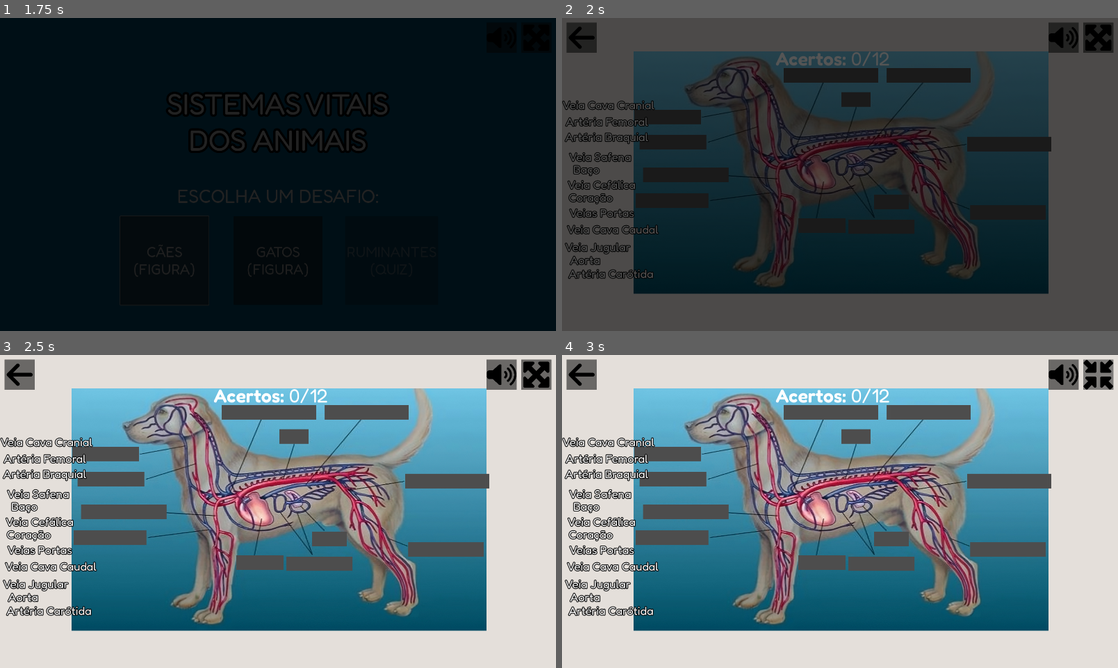
Above: before the commit, frames 1-4 (two rows, left to right).
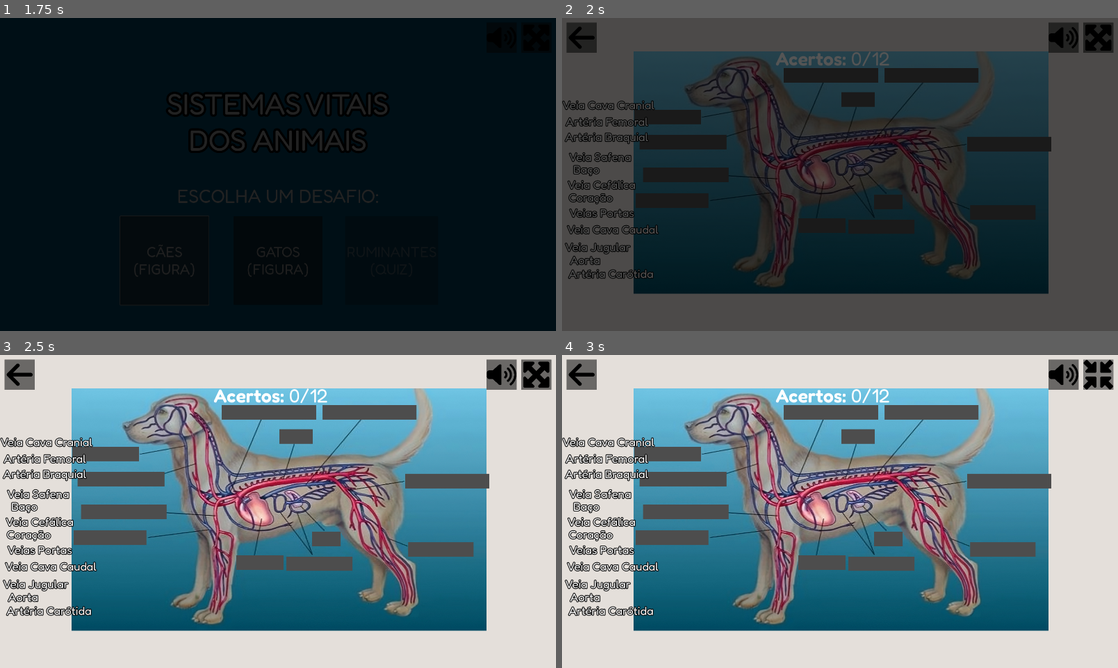
Above: after the commit, the same moments.

Repository: telmotrooper/vet-game
Game: Godot game, scene res://main.tscn
Same seed, same stepped clock (60 frames per second), same inputs: the game is played once before the commit and once after it.
Inputs (mouse positions are in pixels of both pictures, inside the frame that each line leads up to):
- Up to frame 1 (1.75 s): tap Enter at 0.5 s; click "CÃES (FIGURA)" at 1.25 s
- Up to frame 2 (2 s): no input
- Up to frame 3 (2.5 s): click (533, 373) at 2 s
- Up to frame 4 (3 s): click (1095, 373) at 2.75 s

Frame 1 is identical in both runs. In frame 2, 0.3% of the frame differs, in the area x 26-75%, y 16-42%; in frame 3, 0.4%, in the area x 25-87%, y 16-65%; in frame 4, 0.4%.

Commit message:
adjusted spacing for slots

Diff:
--- a/dog_level/dog_level.tscn
+++ b/dog_level/dog_level.tscn
@@ -100,7 +100,7 @@
 layout_mode = 0
 offset_left = 268.0
 offset_top = 404.0
-offset_right = 498.0
+offset_right = 568.0
 offset_bottom = 454.0
 texture = ExtResource("10_10lmo")
 expand_mode = 1
@@ -160,7 +160,7 @@
 layout_mode = 0
 offset_left = 1077.0
 offset_top = 610.0
-offset_right = 1197.0
+offset_right = 1177.0
 offset_bottom = 660.0
 texture = ExtResource("10_10lmo")
 expand_mode = 1
@@ -172,7 +172,7 @@
 layout_mode = 0
 offset_left = 1410.0
 offset_top = 646.0
-offset_right = 1670.0
+offset_right = 1635.0
 offset_bottom = 696.0
 texture = ExtResource("10_10lmo")
 expand_mode = 1
@@ -194,9 +194,9 @@
 [node name="SquareSlot10" type="TextureRect" parent="Slots"]
 z_index = -1
 layout_mode = 0
-offset_left = 1121.0
+offset_left = 1114.0
 offset_top = 173.0
-offset_right = 1411.0
+offset_right = 1439.0
 offset_bottom = 223.0
 texture = ExtResource("10_10lmo")
 expand_mode = 1
@@ -208,7 +208,7 @@
 layout_mode = 0
 offset_left = 965.0
 offset_top = 256.0
-offset_right = 1065.0
+offset_right = 1080.0
 offset_bottom = 306.0
 texture = ExtResource("10_10lmo")
 expand_mode = 1
